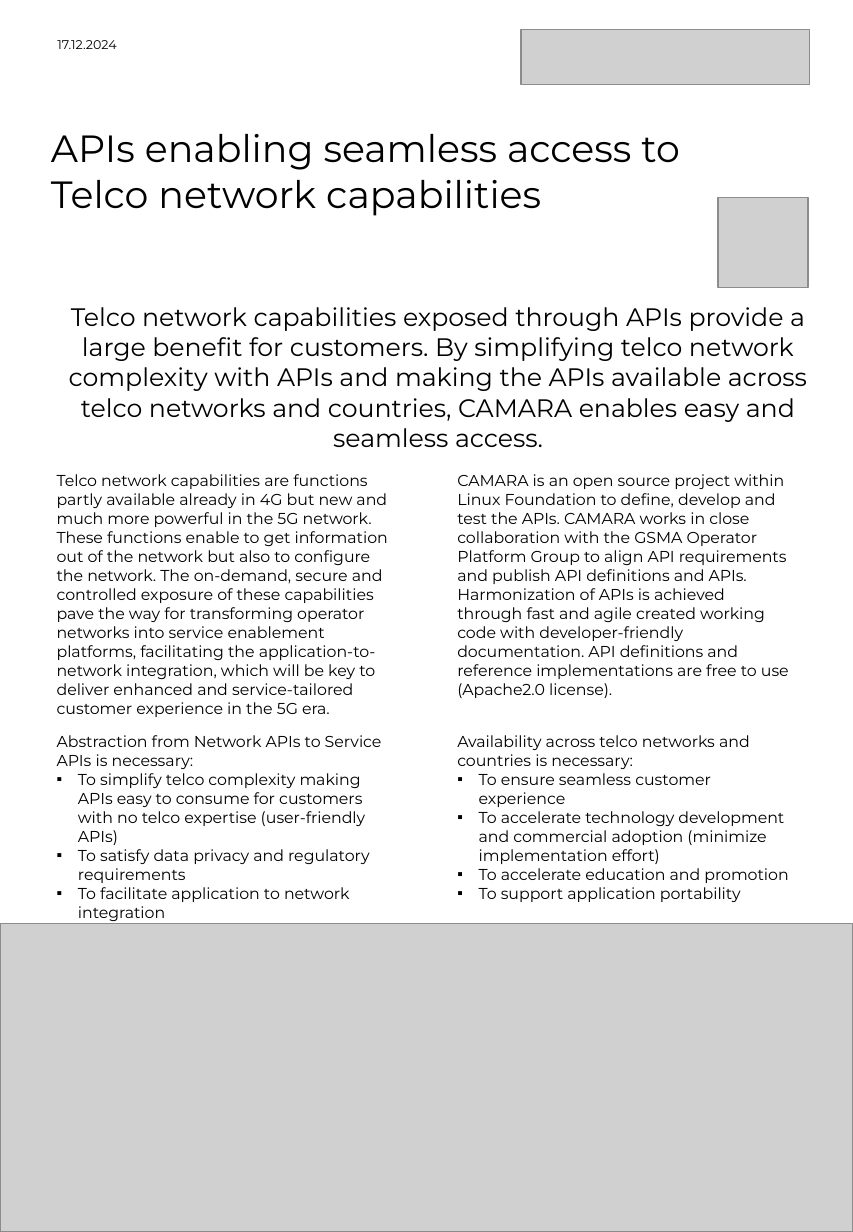
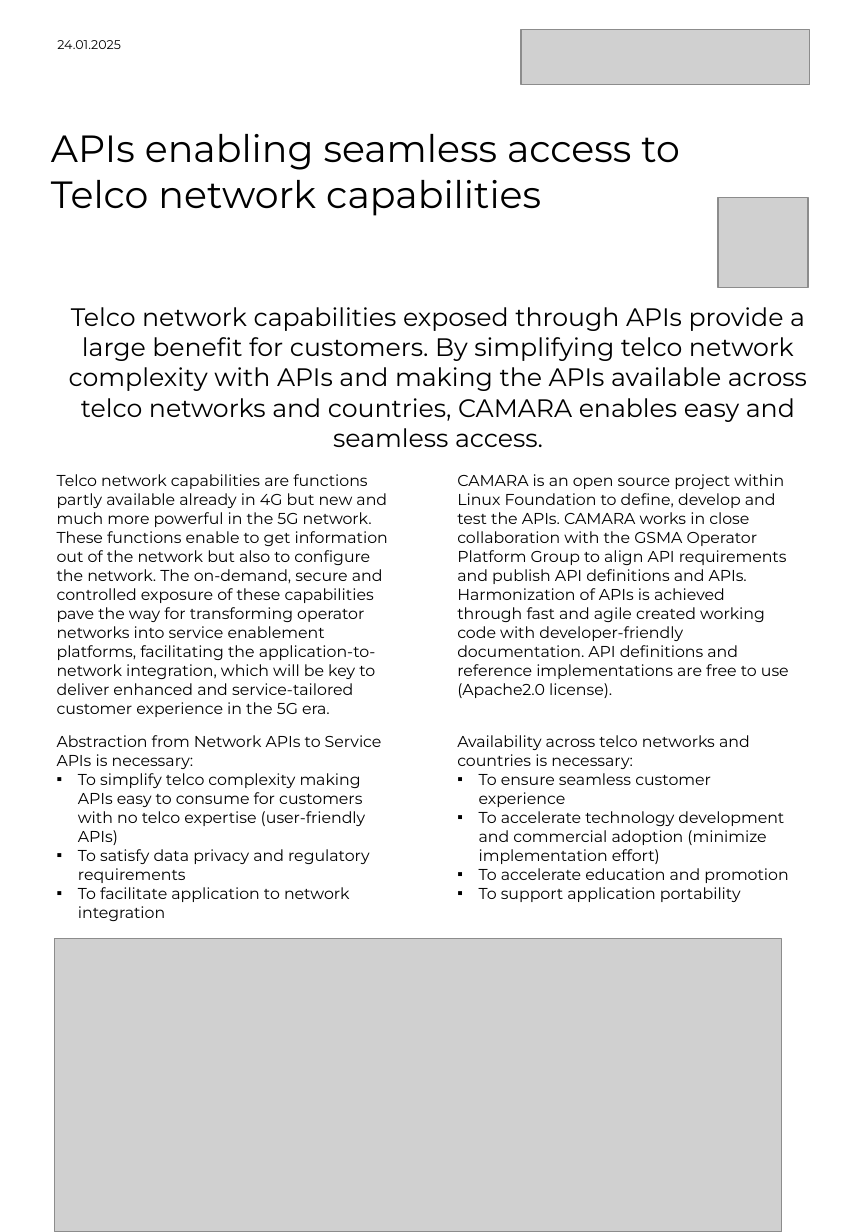
Before and after one commit to camaraproject/Marketing, a slide deck: slide 1 of documentation/MarketingMaterial/CAMARA Onepager.pptx. Drawn at 853x1232 pixels with LibreOffice and Linux fonts; fonts in the diff are those of the drawing; grey boxes stand for pictures; background and template pictures are left out. Boxes give left, top, right and bottom in pixels: in the first picture for what was removed or moved away, otherwise in the second. Text is boxed around its words. In the diff, an @@ line names an element or a change of style, - is before the commit and + after.

```diff
--- a/documentation/MarketingMaterial/CAMARA Onepager.pptx
+++ b/documentation/MarketingMaterial/CAMARA Onepager.pptx
@@ text at box(57, 40, 121, 49): text changed @@
-17.12.2024
+24.01.2025
@@ picture: place and size @@
-picture at box(0, 924, 853, 1232)
+picture at box(55, 939, 782, 1232)
```
Also in this commit, not shown: 2 other files.
